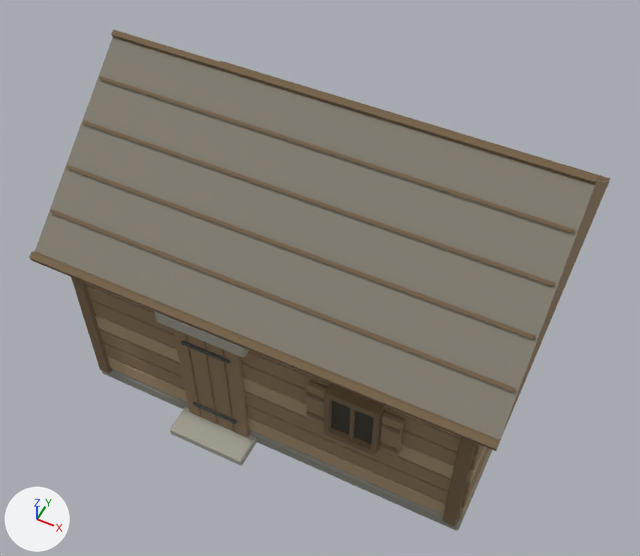
One commit to the glTF model assets/3d/models/buildings/house_timber.glb: the scene before it, then after it.
Both versions are drawn from a 50 mm lens placed at (3.21, -6.7, 9.75), pointed at (0.03, -0.36, 1.82). The axes (+X, +Y, +Z) are drawn at lower left. The lights are the same throughout. The first picture is the older version. Vertices at exactly the same position are counted once.

In view in the first picture: 'house_timber_black', 'house_timber_fort_shingle', 'house_timber_fort_stone_dark', 'house_timber_fort_stone_light', 'house_timber_oak', 'house_timber_oak_dark', 'house_timber_oak_light' and 1 more.
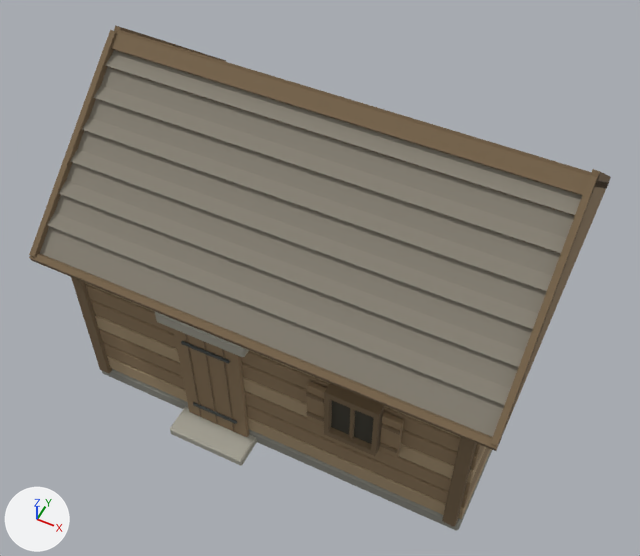
Pixel boxes (x1, y1, x2, y2) of what changed, in the pictures (640 x 556 px; the box of a moved part takes in the faces that stretch with it):
'house_timber_fort_shingle', reshaped
    before: (35, 38, 608, 440)
    after: (40, 50, 608, 437)
'house_timber_oak_dark', reshaped
    before: (29, 30, 610, 526)
    after: (29, 25, 611, 526)
part 1 of me_timber_house_closed_roof, added
    after: (47, 54, 580, 405)
part 2 of me_cube_012, deleted
    before: (50, 210, 515, 392)
part 3 of me_cube_012, moved or reshaped
    before: (66, 30, 600, 339)
    after: (29, 25, 611, 446)

What changed in the scene script:
```text
Change me_timber_house_closed_roof:
    used by ob_house_timber_fort_shingle; location = (0.0, 0.0, 0.0)
    remove me_timber_house_closed_roof.from_pydata(...)  # 6 vertices, 8 faces; spans x -2.74..2.74, y -2.02..2.08, z 2.47..4.15
    add me_timber_house_closed_roof.from_pydata(...)  # 78 vertices, 104 faces; spans x -2.74..2.74, y -2.02..2.08, z 2.47..4.15
    me_timber_house_closed_roof part 1
    36 vertices are added at x -2.71, y -1.76..1.82, z 2.71..4.01
    36 new vertices lie (5.42, 0.0, 0.0) away from vertices in x -2.71, y -1.76..1.82, z 2.71..4.01
    72 new faces join them, mat_fort_shingle (grey #888275)
    24 new faces join them, mat_oak_dark (brown #79654b)
    add me_timber_house_closed_roof.materials.append(mat_oak_dark)  # brown #79654b
Change me_cube_012:
    used by ob_house_timber_oak_dark; location = (0.0, 0.0, 0.0)
    remove me_cube_012.from_pydata(...)  # 462 vertices, 808 faces; spans x -2.74..2.74, y -2.08..2.14, z 0.18..4.2
    add me_cube_012.from_pydata(...)  # 436 vertices, 768 faces; spans x -2.74..2.74, y -2.08..2.14, z 0.18..4.23
    me_cube_012 part 2: the loose piece of 8 vertices spanning x -2.7..2.7, y -1.64..-1.58, z 2.8..2.85 is deleted
    me_cube_012 part 3
    46 vertices are removed from x -2.74..2.74, y -1.23..0.88, z 3.13..4.2
    76 faces are deleted
    4 vertices move from x -2.7, y -1.17..0.88, z 3.16..3.83 to x -2.74, y -1.97..2.03, z 2.41..4.17
    20 vertices are added at x -2.74..2.67, y -2.07..2.13, z 2.41..4.23
    16 new vertices lie (0.07, 0.0, 0.0) away from vertices in x -2.74..2.67, y -2.07..2.13, z 2.41..4.23
    8 new vertices lie (5.48, 0.0, 0.0) away from vertices in x -2.74..-2.7, y -0.76..0.47, z 3.49..4.2
    72 new faces join them
    other edits to the shape of me_cube_012 do not show in these pictures
```
